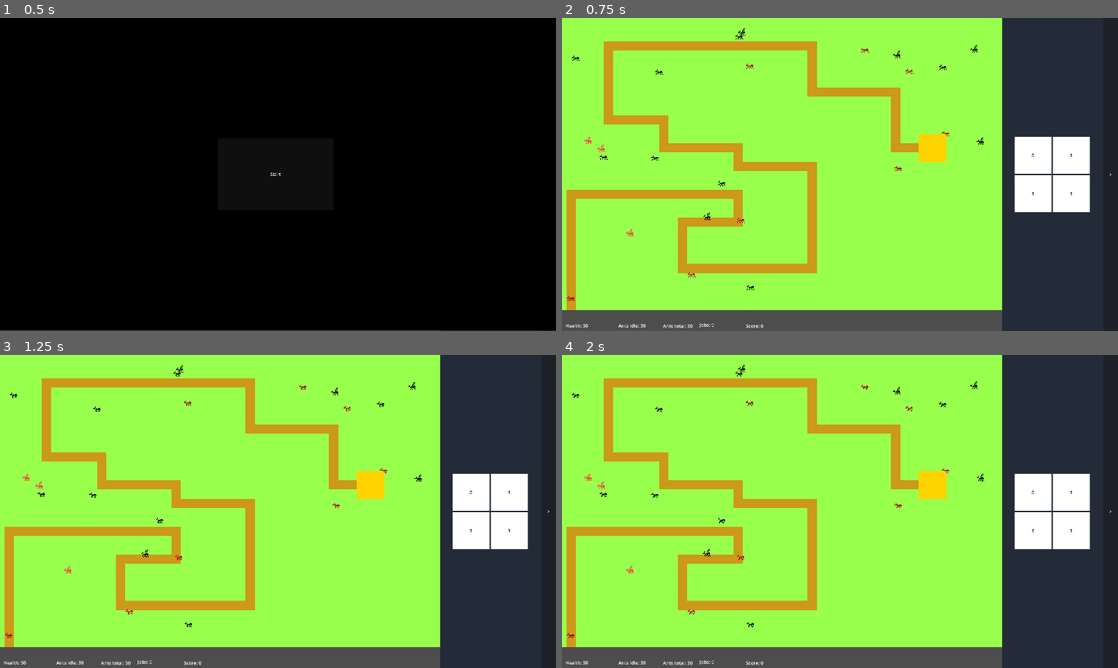
Above: before the commit, frames 1-4 (two rows, left to right).
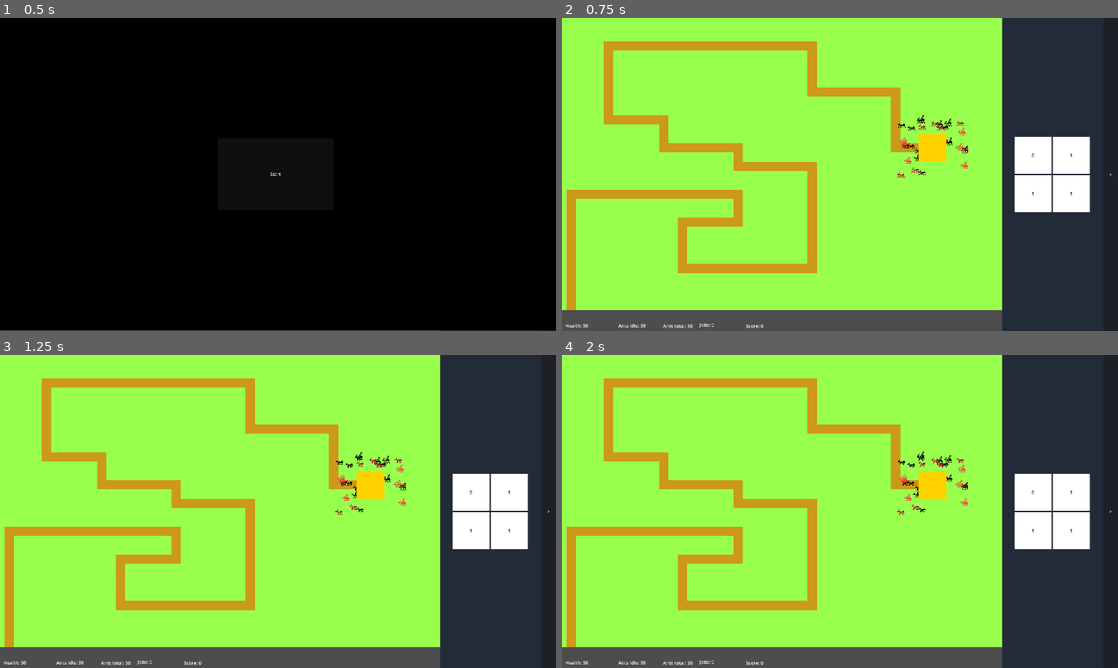
Above: after the commit, the same moments.

Repository: Harrimaga/LD56
Game: Godot game, scene res://Scenes/Main.tscn
The game is run twice, just before and just after one commit, with the same random seed, the same clock (stepped at 60 frames per second) and the same inputs.
Inputs:
- Up to frame 1 (0.5 s): no input
- Up to frame 2 (0.75 s): click "Start" at 0.5 s
- Up to frame 3 (1.25 s): no input
- Up to frame 4 (2 s): click "0" at 1.25 s

Frame 1 is identical in both runs. In frame 2, 0.6% of the frame differs, in the area x 0-76%, y 3-91%; in frame 3, 0.6%; in frame 4, 0.6%.

Commit message:
Better Hive ant positions

Diff:
--- a/Scenes/Units/ant.gd
+++ b/Scenes/Units/ant.gd
@@ -23,7 +23,10 @@
 	inventory = []
 	age = lifespan
 
-	position = Vector2(randf_range(0, 1920), randf_range(0, 1080))
+	var hivePos = GameflowManager.hive.global_position - Vector2(64, 64)
+
+
+	position = Vector2(randf_range(hivePos.x, hivePos.x + 32*7), randf_range(hivePos.y, hivePos.y + 32*7))
 
 # Called every frame. 'delta' is the elapsed time since the previous frame.
 func _process(delta: float) -> void:
